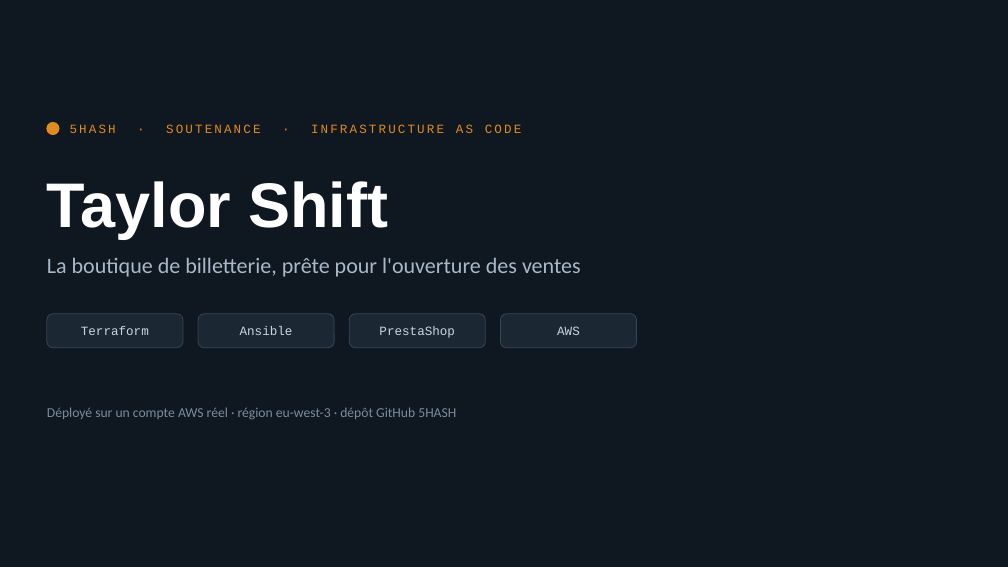
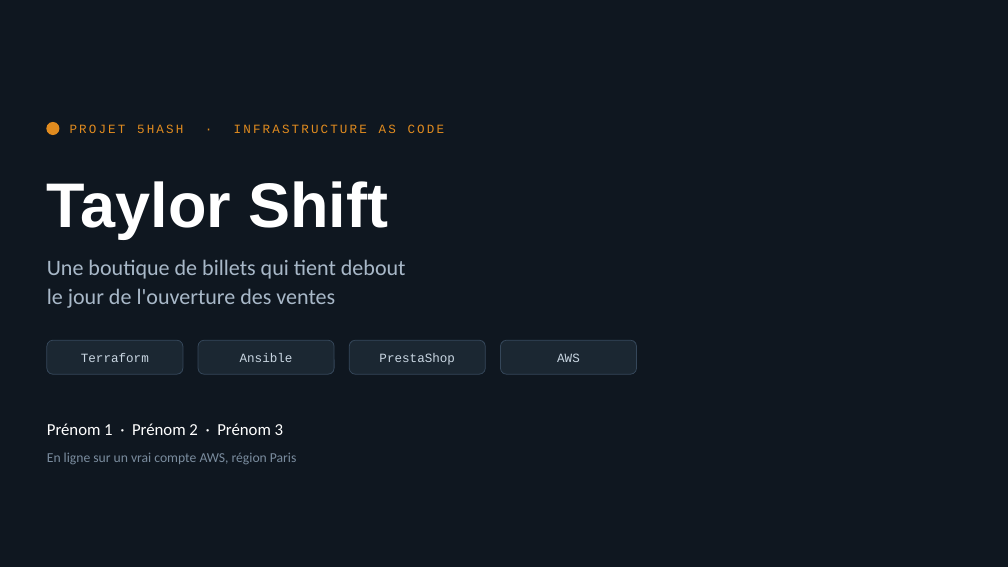
Before and after one commit to rayenebnt/5HASH, a slide deck: slide 1 of docs/soutenance-5hash.pptx. Drawn at 1008x567 pixels with LibreOffice and Linux fonts; fonts in the diff are those of the drawing. Boxes give left, top, right and bottom in pixels: in the first picture for what was removed or moved away, otherwise in the second. Text is boxed around its words. In the diff, an @@ line names an element or a change of style, - is before the commit and + after.

```diff
--- a/docs/soutenance-5hash.pptx
+++ b/docs/soutenance-5hash.pptx
@@ text at <box>70,124,445,133</box>: text changed @@
-5HASH · SOUTENANCE · INFRASTRUCTURE AS CODE
+PROJET 5HASH · INFRASTRUCTURE AS CODE
@@ text at <box>47,259,406,308</box>: text changed @@
-La boutique de billetterie, prête pour l'ouverture des ventes
+Une boutique de billets qui tient debout
+le jour de l'ouverture des ventes
@@ 4 texts, 4 rounded rectangles: place and size @@
-4 texts, 4 rounded rectangles at <box>47,314,637,348</box>
+4 texts, 4 rounded rectangles at <box>47,340,637,374</box>
@@ text at <box>47,423,283,435</box>: text changed; size 13 to 16 pt; text colour #7A8C9E to #FFFFFF @@
-Déployé sur un compte AWS réel · région eu-west-3 · dépôt GitHub 5HASH
+Prénom 1 · Prénom 2 · Prénom 3
@@ text added at <box>47,452,297,464</box>, 13 pt, text #7A8C9E @@
+En ligne sur un vrai compte AWS, région Paris
```
Also in this commit, not shown: 6 other slides changed, 5 slides added, 5 slides removed, 2 other files.
